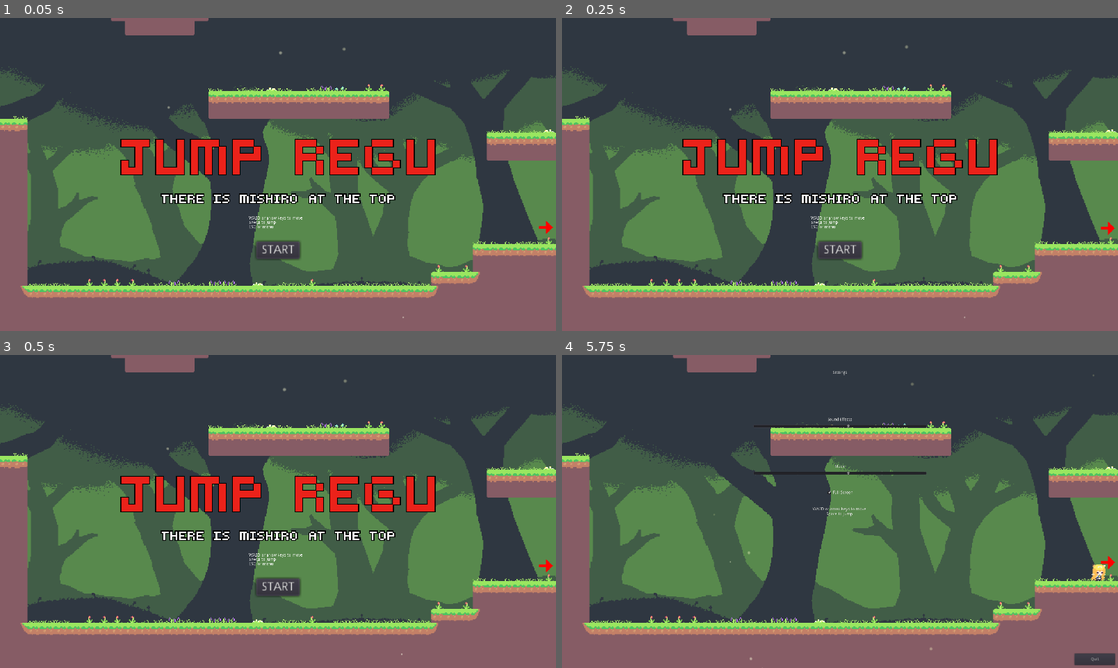
Above: before the commit, frames 1-4 (two rows, left to right).
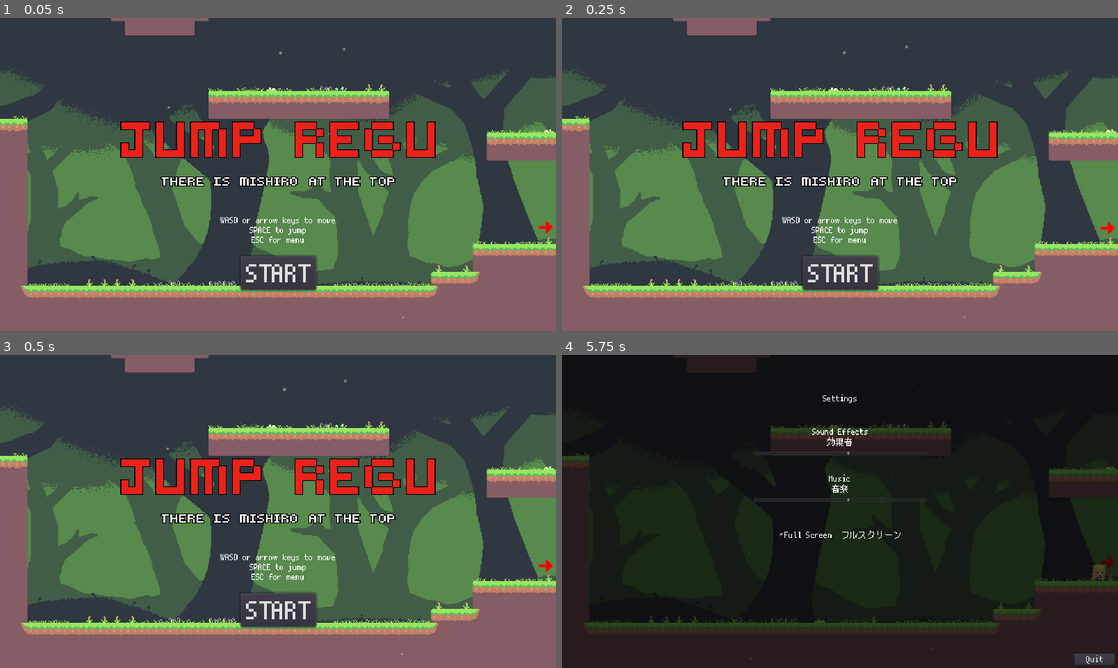
Above: after the commit, the same moments.

Repository: FluffyLuffie/JumpRegu
Game: Godot game, scene res://scenes/GameWorld.tscn
The game is run twice, just before and just after one commit, with the same random seed, the same clock (stepped at 60 frames per second) and the same inputs.
Inputs (mouse positions are in pixels of both pictures, inside the frame that each line leads up to):
- Up to frame 1 (0.05 s): no input
- Up to frame 2 (0.25 s): no input
- Up to frame 3 (0.5 s): no input
- Up to frame 4 (5.75 s): click "START" at 0.5 s; click (562, 389) at 1.25 s, where only the run after the commit has a clickable "START"; tap Enter at 2 s; move the mouse to (962, 495) at 2.02 s; hold Space (jump) 2.03-2.78 s; hold D (right) 2.03-3.53 s; move the mouse to (728, 527) at 2.77 s; right-click (728, 527) at 2.85 s; tap Space (jump) at 3.02, 3.05, 3.32, 4.52, 4.55, 4.82 s; move the mouse to (895, 442) at 3.52 s; hold A (left) 3.53-4.28 s; hold Space (jump) 3.53-4.28 s; move the mouse to (812, 574) at 4.27 s; hold D (right) from 4.28 s (still down); right-click (812, 574) at 4.35 s; move the mouse to (1006, 558) at 5.02 s; hold Space (jump) from 5.03 s (still down); tap Escape (menu) at 5.65 s

The runs differ from the first frame. In frame 1, 8.3% of the frame differs, in the area x 21-79%, y 33-88%; in frame 2, 8.3%; in frame 3, 8.3%; in frame 4, 99%, in the area x 0-100%, y 0-100%.

Commit message:
update font

Diff:
--- /dev/null
+++ b/fonts/PixelMplus/PixelMplus10.tres
@@ -0,0 +1,7 @@
+[gd_resource type="DynamicFont" load_steps=2 format=2]
+
+[ext_resource path="res://fonts/PixelMplus/PixelMplus10-Regular.otf" type="DynamicFontData" id=1]
+
+[resource]
+size = 30
+font_data = ExtResource( 1 )
--- a/project.godot
+++ b/project.godot
@@ -36,6 +36,10 @@
 window/size/height=1080
 window/stretch/mode="viewport"
 window/stretch/aspect="expand"
+
+[gui]
+
+theme/custom_font="res://fonts/PixelMplus/PixelMplus10.tres"
 
 [importer_defaults]
 
--- a/scenes/GameWorld.tscn
+++ b/scenes/GameWorld.tscn
@@ -45,70 +45,86 @@
 margin_bottom = 1080.0
 script = ExtResource( 3 )
 
+[node name="ColorRect" type="ColorRect" parent="SettingsUI"]
+anchor_right = 1.0
+anchor_bottom = 1.0
+color = Color( 0, 0, 0, 0.705882 )
+
 [node name="Title" type="Label" parent="SettingsUI"]
 anchor_left = 0.5
-anchor_top = 0.05
+anchor_top = 0.5
 anchor_right = 0.5
-anchor_bottom = 0.05
-margin_left = -50.0
-margin_right = 50.0
+anchor_bottom = 0.5
+margin_left = -60.0
+margin_top = -407.0
+margin_right = 60.0
+margin_bottom = -374.0
 text = "Settings"
 align = 1
 
 [node name="SE" type="Label" parent="SettingsUI"]
 anchor_left = 0.5
-anchor_top = 0.2
+anchor_top = 0.5
 anchor_right = 0.5
-anchor_bottom = 0.2
-margin_left = -50.0
-margin_right = 50.0
-text = "Sound Effects"
+anchor_bottom = 0.5
+margin_left = -97.0
+margin_top = -292.0
+margin_right = 98.0
+margin_bottom = -18.0
+text = "Sound Effects
+効果音"
 align = 1
 
 [node name="SoundEffectsSlider" type="HSlider" parent="SettingsUI"]
 anchor_left = 0.5
-anchor_top = 0.22
+anchor_top = 0.5
 anchor_right = 0.5
-anchor_bottom = 0.22
+anchor_bottom = 0.5
 margin_left = -300.0
+margin_top = -209.0
 margin_right = 300.0
+margin_bottom = -193.0
 max_value = 1.0
 step = 0.05
 
 [node name="Music" type="Label" parent="SettingsUI"]
 anchor_left = 0.5
-anchor_top = 0.35
+anchor_top = 0.5
 anchor_right = 0.5
-anchor_bottom = 0.35
+anchor_bottom = 0.5
 margin_left = -50.0
+margin_top = -130.0
 margin_right = 50.0
-text = "Music"
+margin_bottom = -61.0
+text = "Music
+音楽"
 align = 1
 
 [node name="MusicSlider" type="HSlider" parent="SettingsUI"]
 anchor_left = 0.5
-anchor_top = 0.37
+anchor_top = 0.5
 anchor_right = 0.5
-anchor_bottom = 0.37
+anchor_bottom = 0.5
 margin_left = -300.0
+margin_top = -48.0
 margin_right = 300.0
+margin_bottom = -32.0
 max_value = 1.0
 step = 0.05
 tick_count = 5
 ticks_on_borders = true
 
-[node name="Controls" type="Label" parent="SettingsUI"]
+[node name="FullScreen" type="CheckBox" parent="SettingsUI"]
 anchor_left = 0.5
 anchor_top = 0.5
 anchor_right = 0.5
 anchor_bottom = 0.5
-margin_left = -148.5
-margin_top = -15.5
-margin_right = 148.5
-margin_bottom = 15.5
-text = "WASD or arrow keys to move.
-Space to jump."
-align = 1
+margin_left = -216.0
+margin_top = 60.0
+margin_right = 217.0
+margin_bottom = 101.0
+pressed = true
+text = "Full Screen　フルスクリーン"
 
 [node name="Button" type="Button" parent="SettingsUI"]
 anchor_left = 1.0
@@ -121,18 +137,6 @@
 margin_bottom = -10.0
 text = "Quit"
 
-[node name="FullScreen" type="CheckBox" parent="SettingsUI"]
-anchor_left = 0.5
-anchor_top = 0.5
-anchor_right = 0.5
-anchor_bottom = 0.5
-margin_left = -49.0
-margin_top = -77.0
-margin_right = 49.0
-margin_bottom = -53.0
-pressed = true
-text = "Full Screen"
-
 [connection signal="value_changed" from="SettingsUI/SoundEffectsSlider" to="SettingsUI" method="_on_SoundEffectsSlider_value_changed"]
 [connection signal="value_changed" from="SettingsUI/MusicSlider" to="SettingsUI" method="_on_MusicSlider_value_changed"]
 [connection signal="pressed" from="SettingsUI/FullScreen" to="SettingsUI" method="_on_FullScreen_pressed"]
--- a/scenes/Title.tscn
+++ b/scenes/Title.tscn
@@ -9,10 +9,11 @@
 script = ExtResource( 4 )
 
 [node name="Sprite" type="Sprite" parent="."]
+position = Vector2( 0, -20 )
 texture = ExtResource( 2 )
 
 [node name="Sprite2" type="Sprite" parent="."]
-position = Vector2( 0, 50 )
+position = Vector2( 0, 30 )
 texture = ExtResource( 1 )
 region_enabled = true
 region_rect = Rect2( 0, 0, 270, 16 )
@@ -21,15 +22,15 @@
 scale = Vector2( 0.333, 0.333 )
 
 [node name="RichTextLabel" type="RichTextLabel" parent="Node2D"]
-margin_left = -100.0
-margin_top = 204.0
-margin_right = 100.0
-margin_bottom = 249.0
+margin_left = -240.0
+margin_top = 201.0
+margin_right = 240.0
+margin_bottom = 303.0
 mouse_filter = 2
 bbcode_enabled = true
-bbcode_text = "WASD or arrow keys to move
+bbcode_text = "[center]WASD or arrow keys to move
 SPACE to jump
-ESC for menu"
+ESC for menu[/center]"
 text = "WASD or arrow keys to move
 SPACE to jump
 ESC for menu"
@@ -37,10 +38,14 @@
 scroll_active = false
 
 [node name="Button" type="Button" parent="."]
-margin_left = -25.0
-margin_top = 97.0
-margin_right = 25.0
-margin_bottom = 117.0
+anchor_left = 0.5
+anchor_top = 0.5
+anchor_right = 0.5
+anchor_bottom = 0.5
+margin_left = -43.0
+margin_top = 114.0
+margin_right = 44.0
+margin_bottom = 153.0
 text = "START"
 
 [connection signal="pressed" from="Button" to="." method="_on_Button_pressed"]
Binary file added: fonts/PixelMplus/PixelMplus10-Regular.otf
Not shown, added: fonts/LICENSE_E
Not shown, added: fonts/LICENSE_J
Not shown, added: fonts/PixelMplus/LICENSE_E
Not shown, added: fonts/PixelMplus/LICENSE_J
